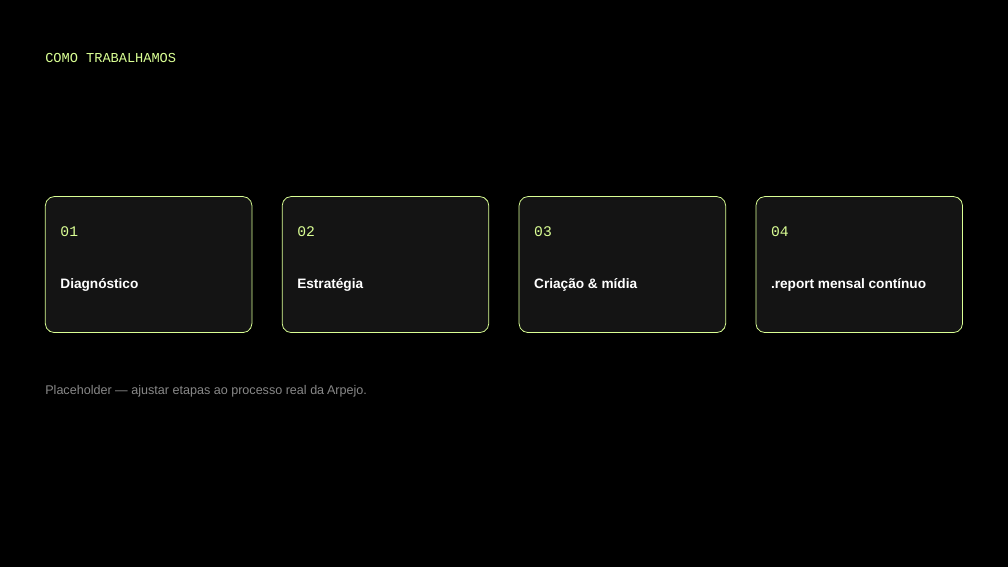
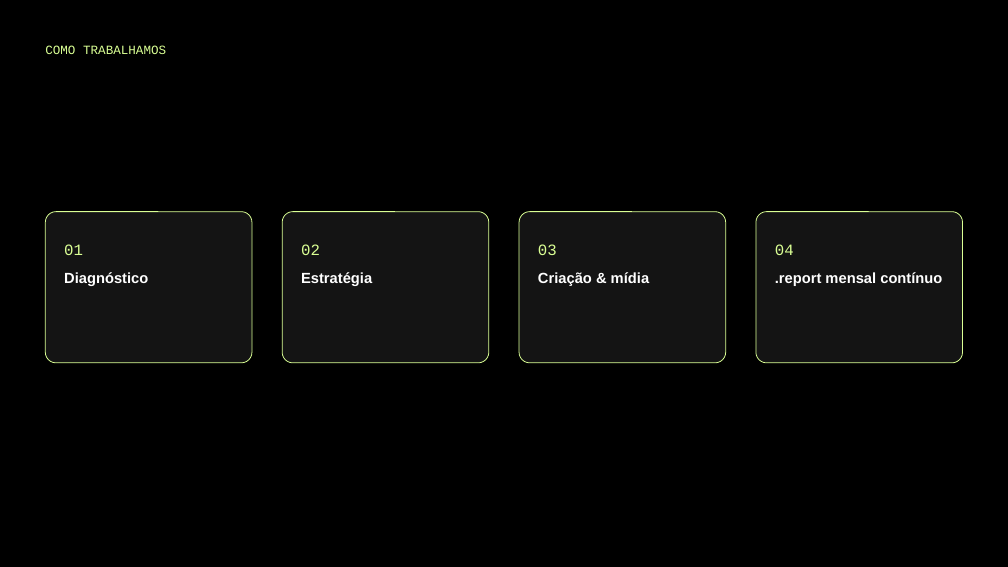
Before and after one commit to BiancaSchwanke/data-manipulation-exercises, a slide deck: slide 10 of entregas-agosto26/apresentacao-prospeccao-agosto26.pptx (slide 9 before the commit). Drawn at 1008x567 pixels with LibreOffice and Linux fonts; fonts in the diff are those of the drawing. Boxes give left, top, right and bottom in pixels: in the first picture for what was removed or moved away, otherwise in the second. Text is boxed around its words. In the diff, an @@ line names an element or a change of style, - is before the commit and + after.

```diff
--- a/entregas-agosto26/apresentacao-prospeccao-agosto26.pptx
+++ b/entregas-agosto26/apresentacao-prospeccao-agosto26.pptx
@@ text "COMO TRABALHAMOS" at (x1=45, y1=45, x2=166, y2=54): size 13 to 12 pt @@
@@ rounded rectangle resized from (x1=45, y1=197, x2=252, y2=333) to (x1=45, y1=212, x2=252, y2=363) @@
@@ text "01" moved from (x1=60, y1=226, x2=78, y2=236) to (x1=64, y1=244, x2=83, y2=255) @@
@@ rounded rectangle resized from (x1=282, y1=197, x2=488, y2=333) to (x1=282, y1=212, x2=488, y2=363) @@
@@ text "02" moved from (x1=297, y1=226, x2=315, y2=236) to (x1=301, y1=244, x2=320, y2=255) @@
@@ proportions changed in 4 elements at (x1=45, y1=212, x2=252, y2=363), (x1=282, y1=212, x2=488, y2=363), (x1=756, y1=212, x2=963, y2=363), (x1=520, y1=212, x2=726, y2=363) @@
@@ rounded rectangle resized from (x1=520, y1=197, x2=726, y2=333) to (x1=520, y1=212, x2=726, y2=363) @@
@@ size 14 to 15 pt in 4 elements at (x1=64, y1=244, x2=83, y2=255), (x1=301, y1=244, x2=320, y2=255), (x1=775, y1=244, x2=794, y2=255), (x1=538, y1=244, x2=557, y2=255) @@
@@ text "03" moved from (x1=534, y1=226, x2=552, y2=236) to (x1=538, y1=244, x2=557, y2=255) @@
@@ rounded rectangle resized from (x1=756, y1=197, x2=963, y2=333) to (x1=756, y1=212, x2=963, y2=363) @@
@@ text "04" moved from (x1=771, y1=226, x2=789, y2=236) to (x1=775, y1=244, x2=794, y2=255) @@
@@ size 13 to 14 pt; vertical alignment middle to top in 4 elements at (x1=64, y1=272, x2=148, y2=286), (x1=301, y1=272, x2=372, y2=286), (x1=538, y1=272, x2=649, y2=286), (x1=775, y1=272, x2=942, y2=286) @@
@@ text removed at (x1=45, y1=385, x2=367, y2=397) @@
-Placeholder — ajustar etapas ao processo real da Arpejo.
```
Also in this commit, not shown: 6 other slides changed, 4 slides added, 3 slides removed, 2 other files.
